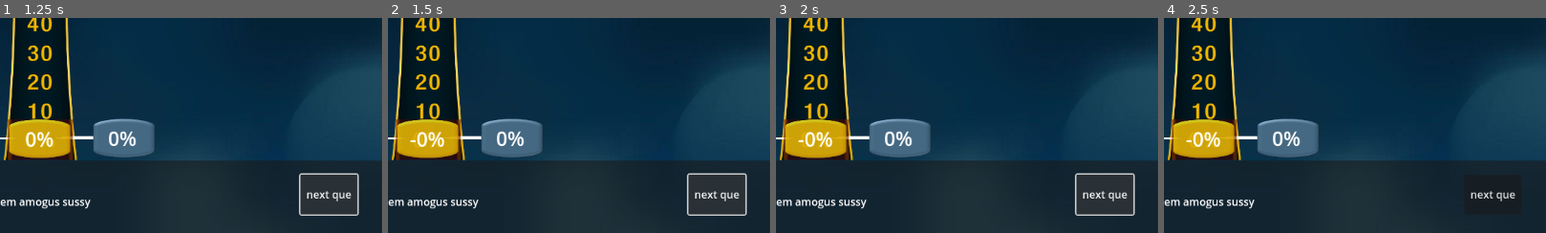
Above: before the commit, frames 1-4 (left to right).
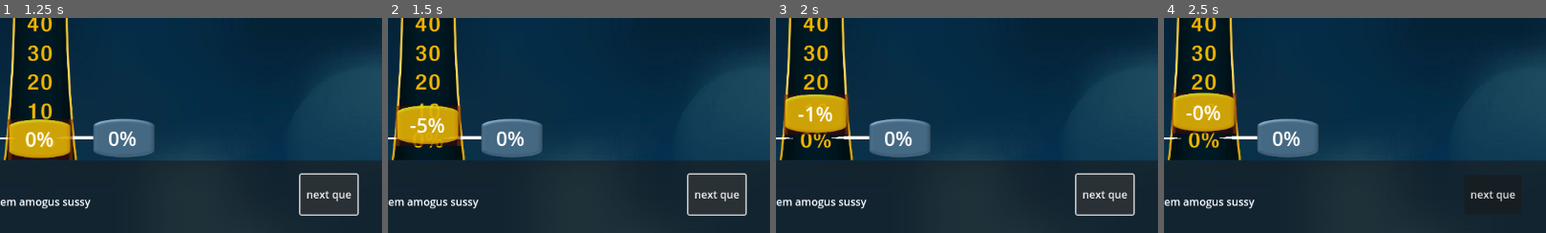
Above: after the commit, the same moments.

Repository: TerminalGoat232/power-of-10-redux
Game: Godot game, scene res://main.tscn
Two runs of this game, one before a commit and one after it. Both use one fixed random seed, a clock stepped at 60 frames per second and the inputs below.
Inputs (mouse positions are % of the whole screen's width and height, from its top left):
- Up to frame 1 (1.25 s): click "next que" at 0.5 s
- Up to frame 2 (1.5 s): click "next que" at 1.25 s
- Up to frame 3 (2 s): no input
- Up to frame 4 (2.5 s): click (0, 1) at 2 s
The pictures show only the part of the screen within x 46-96%, y 50-100%; the shares and areas given below are measured in that part.

Frame 1 is identical in both runs. In frame 2, 3.2% of the frame differs, in the area x 2-20%, y 40-67%; in frame 3, 4.5%; in frame 4, 4.6%, in the area x 2-20%, y 34-67%.
Error before the commit: Invalid access to property or key 'ROUND_1' on a base object of type 'Nil'. (res://scripts/main.gd:24)
Error after the commit: Invalid access to property or key 'ROUND_1' on a base object of type 'Nil'. (res://scripts/main.gd:25)

Commit message:
added a timer for both player [UI wip]

Diff:
--- a/scripts/main.gd
+++ b/scripts/main.gd
@@ -1,6 +1,7 @@
 extends Control
 var includeUtils = preload("res://scripts/utils.gd")
 var utils = includeUtils.new()
+var input_box_texture = load("res://assets/inputbox.png")
 
 @export var n_walk_til_awnser = 4
 var player1_percentage = 0
@@ -26,8 +27,9 @@
 func _ready():
 	print(qna_dict)
 	for x in range(0,4): rd_walk_til_answer.append(rng.randi_range(0,100))
+
 	rd_walk_til_answer.append(qna_round[round][question_n]["answer"])
-	$margin_que/question_panel/question.text = qna_round[round][question_n]["question"]
+	$margin_que/question.text = qna_round[round][question_n]["question"]
 
 func qna_info():
 	var ERR = json.parse(FileAccess.get_file_as_string(qna_json_file))
@@ -49,8 +51,8 @@
 	var perc = round(utils.posY_to_percentage(max_pos,orig_pos,$panel_3.position.y)*100)
 	$panel_3.position.y = lerpf($panel_3.position.y,pos,get_process_delta_time()*2)
 	$panel_3/res_lbl.text = str(perc)+"%"
-	if w_counted <= n_walk_til_awnser-1 and perc == rd_walk_til_answer[w_counted]: w_counted+=1
-	elif w_counted == n_walk_til_awnser and perc == qna_round[round][question_n]["answer"]:
+	if (w_counted <= n_walk_til_awnser-1) and (perc == rd_walk_til_answer[w_counted]): w_counted+=1
+	elif (w_counted == n_walk_til_awnser) and (perc == qna_round[round][question_n]["answer"]):
 		decide_who_wins()
 		question_n += 1
 		set_process(!is_processing())
@@ -64,7 +66,7 @@
 		show_result()
 	if onNextAnswer:
 		resetPanels(delta)
-		$margin_que/question_panel/question.text = qna_round[round][question_n]["question"]
+		$margin_que/question.text = qna_round[round][question_n]["question"]
 		if (int($panel_3.position.y) == orig_pos-1) and (int(player1_percentage) == 0):
 			onNextAnswer=0
 
@@ -73,9 +75,8 @@
 	$panel_2.playerX_percentage = lerpf(player2_percentage,0.0,delta*3)
 	$panel_3.position.y = lerp($panel_3.position.y, orig_pos, delta*4)
 	$panel_3/res_lbl.text = str(round(utils.posY_to_percentage(max_pos,orig_pos,$panel_3.position.y)*100))+"%"
-	#temp
-	$panel_1.styleBox.set("bg_color",Color.WEB_GRAY)
-	$panel_2.styleBox.set("bg_color",Color.WEB_GRAY)
+	$panel_1/input_box_sprite_p1.texture = input_box_texture
+	$panel_2/input_box_sprite_p1.texture = input_box_texture
 
 func _on_next_pressed():
 	set_process(!is_processing())
@@ -87,4 +88,6 @@
 	rd_walk_til_answer[4] = qna_round[round][question_n]["answer"]
 	$panel_1.locked = 0
 	$panel_2.locked = 0
+	$panel_1/timer_1.start(10)
+	$panel_2/timer_2.start(10)
 	w_counted=0
--- a/scripts/utils.gd
+++ b/scripts/utils.gd
@@ -1,6 +1,6 @@
 extends Object
-const top_bar_pos_y = 39.0
-const bottom_bar_pos_y = 480.0
+const top_bar_pos_y = 30.0
+const bottom_bar_pos_y = 440.0
 var player_1_pts = 0
 var player_2_pts = 0
 func percentage_to_posY(max,min,percentage):
